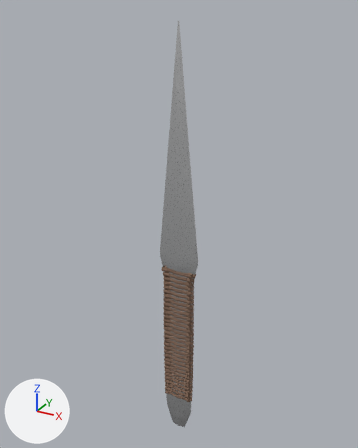
One commit to the glTF model app/src/main/assets/knife-flip/throwing.glb: the scene before it, then after it.
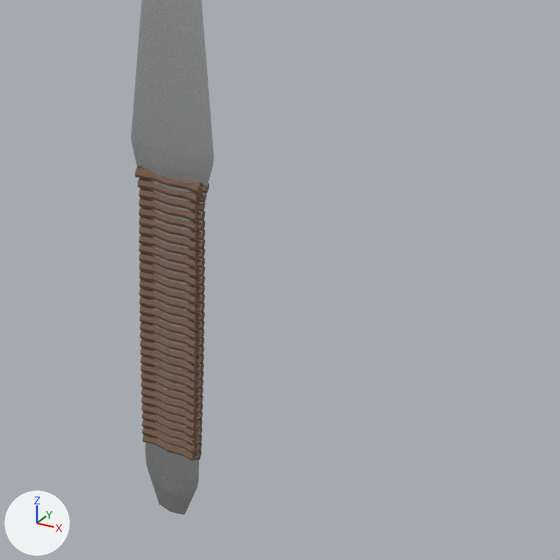
Each version is shown whole from a camera (50 mm lens) standing at (0.1355, -0.2459, 0.1469) and looking at (-0.004, 0.0078, 0.0201), then close up on the part from 28% to 100% of the width and 42% to 100% of the height. The lights are fixed; the arrows at lower left show +X, +Y and +Z. The last two pictures show the newer version.

Script lines for the objects in view, before the commit:
```python
ob_cord_0 = bpy.data.objects.new('cord_0', me_cord_0)
ob_cord_0.location = (0.0, 0.0, 0.0)
ob_cord_1 = bpy.data.objects.new('cord_1', me_cord_1)
ob_cord_1.location = (0.0, 0.0, 0.0)
ob_cord_13 = bpy.data.objects.new('cord_13', me_cord_13)
ob_cord_13.location = (0.0, 0.0, 0.0)
ob_cord_14 = bpy.data.objects.new('cord_14', me_cord_14)
ob_cord_14.location = (0.0, 0.0, 0.0)
ob_cord_2 = bpy.data.objects.new('cord_2', me_cord_2)
ob_cord_2.location = (0.0, 0.0, 0.0)
ob_cord_22 = bpy.data.objects.new('cord_22', me_cord_22)
ob_cord_22.location = (0.0, 0.0, 0.0)
ob_cord_3 = bpy.data.objects.new('cord_3', me_cord_3)
ob_cord_3.location = (0.0, 0.0, 0.0)
ob_cord_4 = bpy.data.objects.new('cord_4', me_cord_4)
ob_cord_4.location = (0.0, 0.0, 0.0)
ob_throw_blade = bpy.data.objects.new('throw_blade', me_throw_blade)
ob_throw_blade.location = (0.0, 0.0, 0.0)
```
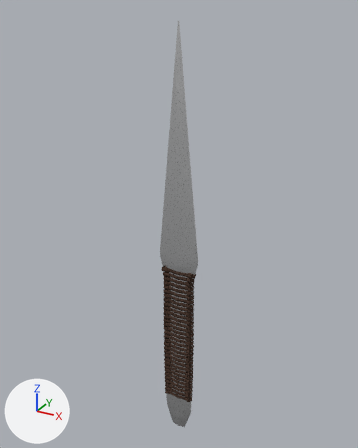
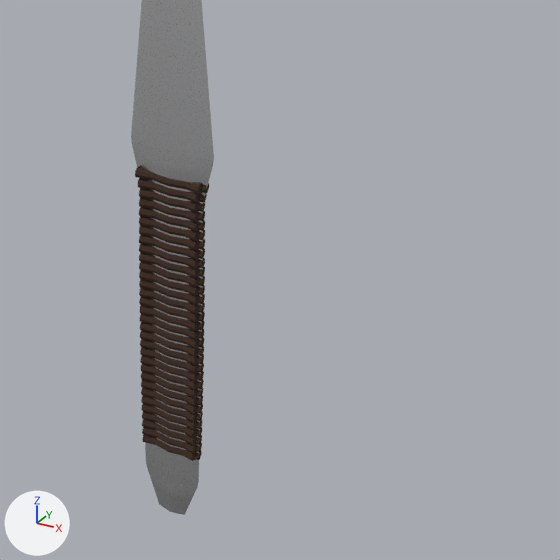
Changed parts and their boxes [x1, y1, x2, y2] in the close-ups (560 x 560 px):
'cord_0', recoloured (darker)
    both: [135, 167, 209, 194]
'cord_1', recoloured (darker)
    both: [137, 178, 207, 203]
'cord_3', recoloured (darker)
    both: [139, 197, 205, 222]
'cord_2', recoloured (darker)
    both: [139, 188, 205, 212]
'cord_4', recoloured (darker)
    both: [139, 207, 205, 232]
'cord_5', recoloured (darker)
    both: [139, 216, 205, 241]
'cord_6', recoloured (darker)
    both: [139, 225, 205, 250]
'cord_7', recoloured (darker)
    both: [139, 234, 205, 260]
'cord_8', recoloured (darker)
    both: [139, 243, 205, 269]
'cord_11', recoloured (darker)
    both: [139, 270, 205, 296]
'cord_9', recoloured (darker)
    both: [139, 252, 205, 278]
'cord_10', recoloured (darker)
    both: [139, 261, 205, 287]
'cord_12', recoloured (darker)
    both: [139, 279, 205, 305]
'cord_13', recoloured (darker)
    both: [139, 288, 205, 314]
'cord_14', recoloured (darker)
    both: [139, 296, 205, 322]
'cord_15', recoloured (darker)
    both: [140, 305, 205, 331]
'cord_16', recoloured (darker)
    both: [140, 313, 204, 340]
'cord_17', recoloured (darker)
    both: [140, 322, 204, 348]
'cord_18', recoloured (darker)
    both: [140, 330, 204, 357]
'cord_19', recoloured (darker)
    both: [140, 339, 204, 365]
'cord_20', recoloured (darker)
    both: [140, 347, 204, 374]
'cord_21', recoloured (darker)
    both: [140, 355, 204, 382]
'cord_22', recoloured (darker)
    both: [141, 363, 204, 390]
'cord_23', recoloured (darker)
    both: [141, 372, 203, 398]
'cord_24', recoloured (darker)
    both: [141, 380, 203, 406]
'cord_26', recoloured (darker)
    both: [141, 396, 203, 422]
'cord_25', recoloured (darker)
    both: [141, 388, 203, 414]
'cord_27', recoloured (darker)
    both: [142, 404, 203, 430]
'cord_28', recoloured (darker)
    both: [142, 411, 202, 438]
'cord_29', recoloured (darker)
    both: [142, 419, 202, 445]
'cord_31', recoloured (darker)
    both: [142, 435, 202, 461]
'cord_30', recoloured (darker)
    both: [142, 427, 202, 453]

The change in detail:
Material 'Cord' (mat_cord) changes colour from brown #7c6150 to brown #3b2618; in linear values from (0.2, 0.12, 0.08) to (0.044, 0.019, 0.009).
